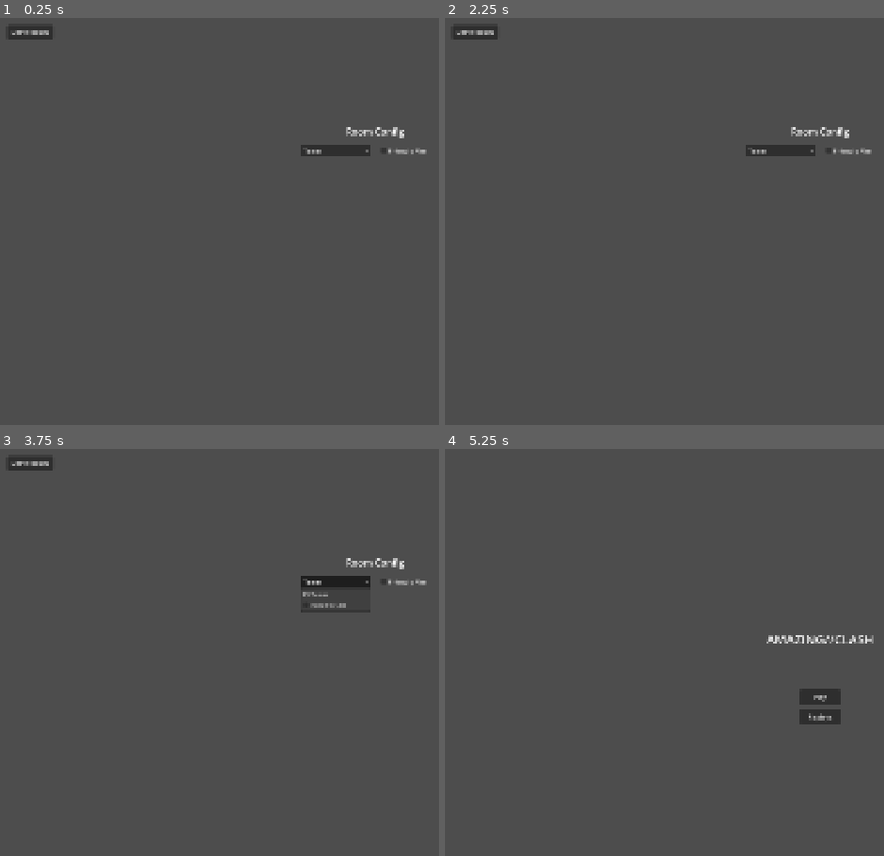
Above: before the commit, frames 1-4 (two rows, left to right).
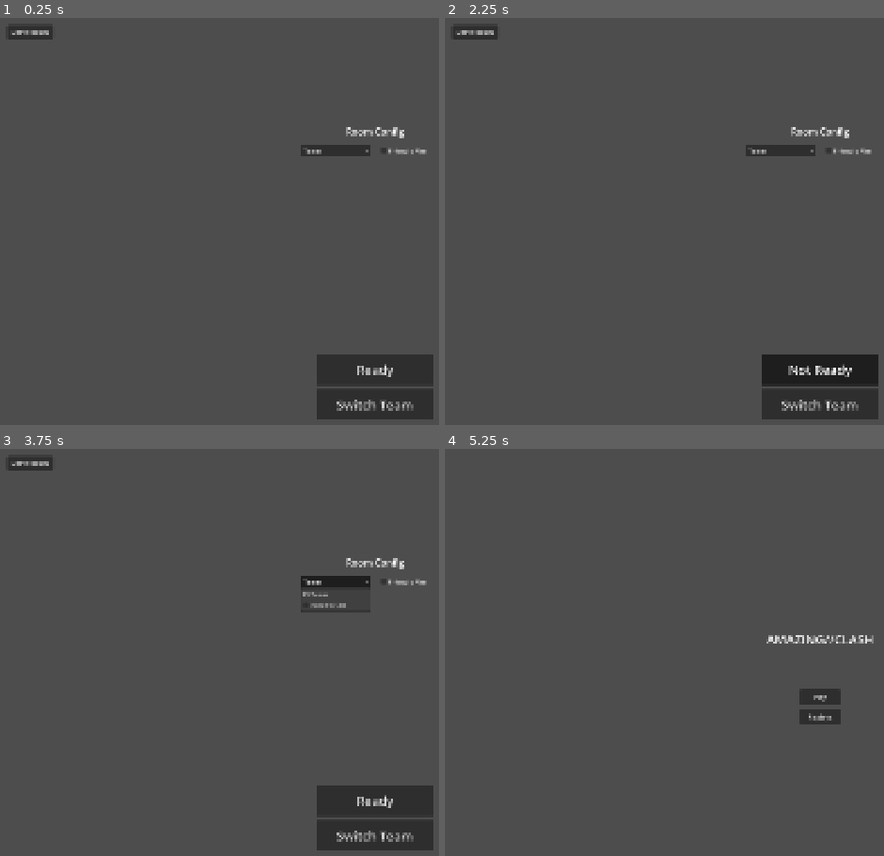
Above: after the commit, the same moments.

Repository: thiagossdev/amazing-clash
Game: Godot game, scene res://ui/lobby/Lobby.tscn
The game is run twice, just before and just after one commit, with the same random seed, the same clock (stepped at 60 frames per second) and the same inputs. This scene is started directly instead of the project's main scene.
Inputs (mouse positions are in pixels of both pictures, inside the frame that each line leads up to):
- Up to frame 1 (0.25 s): no input
- Up to frame 2 (2.25 s): click (818, 368) at 0.5 s, where only the run after the commit has a clickable "Ready"; click (818, 368) at 1.25 s, where only the run after the commit has a clickable "Not Ready"; click (818, 368) at 2 s, where only the run after the commit has a clickable "Ready"
- Up to frame 3 (3.75 s): click (373, 799) at 2.75 s, where only the run after the commit has a clickable "Not Ready"; click "Team" at 3.5 s
- Up to frame 4 (5.25 s): click "Friendly Fire" at 4.25 s; click "Leave Room" at 5 s

The runs differ from the first frame. In frame 1, 3.9% of the frame differs, in the area x 72-99%, y 82-99%; in frame 2, 3.9%; in frame 3, 3.9%; in frame 4, nothing differs.

Commit message:
feat(lobby): fixed, large, bottom-center Ready/Switch Team buttons
Human owner's own request: "Ancorar os botões de ready e swith team na
parte de baixo e ao centro. Dobrar o tamanho do botão e fonte size".

Ready and Switch Team were built fresh inside _build_player_row() every
room-state refresh, small, mixed in with class/team/perk/weapon/boot
info. Pulled out into 2 fixed nodes in Lobby.tscn (ReadyButton/
SwitchTeamButton), bottom-center-anchored, 2x a default Button's size
and font (32px), always controlling the LOCAL peer regardless of which
row it used to appear in.

Every peer's row still shows ready state, now as read-only text (a
"[Ready]" suffix, same shape team/perk/weapon/boot already use).
SwitchTeamButton stays hidden outside Team mode, same as before.

5 new tests (tests/unit/test_lobby.gd, new file): signal wiring
(matches this project's own convention of unit-testing pure logic and
verifying LobbyState's actual RPC/broadcast pipeline live only),
state-to-UI sync on room_state_changed, visibility gating, and the
doubled font size. Confirmed red (stashed the change, re-ran -- real
engine errors, the nodes didn't exist yet) then green.

263/263 GUT passing, gdformat/gdlint/markdownlint clean.

Co-Authored-By: Claude Sonnet 5 <noreply@anthropic.com>

Diff:
--- /dev/null
+++ b/tests/unit/test_lobby.gd
@@ -0,0 +1,73 @@
+extends GutTest
+## ui/lobby/lobby.gd's fixed, bottom-center Ready/Switch Team buttons
+## (2026-09-04, human owner's own request -- pulled out of the
+## per-player row `_build_player_row()` used to build them in, see that
+## file's own doc comment). Matches this project's established
+## convention for `LobbyState` (`tests/unit/test_lobby_state.gd`'s own
+## doc comment): pure logic gets a unit test here (signal wiring, and
+## `_refresh_room_ui()`'s read-and-reflect-into-UI logic, both testable
+## without touching the real RPC/broadcast pipeline); the actual
+## register/broadcast round-trip stays live-verified only.
+
+const LOBBY_SCENE := preload("res://ui/lobby/Lobby.tscn")
+
+
+func after_each() -> void:
+	LobbyState.reset_room()
+
+
+func _spawn_lobby() -> Control:
+	return add_child_autofree(LOBBY_SCENE.instantiate())
+
+
+func test_ready_button_is_wired_to_set_local_ready() -> void:
+	var lobby := _spawn_lobby()
+	var ready_button: Button = lobby.get_node("ReadyButton")
+	var connections := ready_button.toggled.get_connections()
+	assert_eq(connections.size(), 1)
+	assert_eq(connections[0]["callable"], Callable(LobbyState, "set_local_ready"))
+
+
+func test_switch_team_button_is_wired() -> void:
+	var lobby := _spawn_lobby()
+	var switch_button: Button = lobby.get_node("SwitchTeamButton")
+	assert_eq(switch_button.pressed.get_connections().size(), 1)
+
+
+func test_ready_button_reflects_the_local_peers_own_ready_state() -> void:
+	var lobby := _spawn_lobby()
+	var ready_button: Button = lobby.get_node("ReadyButton")
+	assert_false(ready_button.button_pressed, "not ready by default")
+	assert_eq(ready_button.text, "Ready")
+
+	LobbyState.player_ready[multiplayer.get_unique_id()] = true
+	LobbyState.room_state_changed.emit()
+
+	assert_true(ready_button.button_pressed)
+	assert_eq(ready_button.text, "Not Ready")
+
+
+func test_switch_team_button_only_visible_in_team_mode() -> void:
+	var lobby := _spawn_lobby()
+	var switch_button: Button = lobby.get_node("SwitchTeamButton")
+	LobbyState.room_match_mode = MatchState.MatchMode.TEAM
+	LobbyState.room_state_changed.emit()
+	assert_true(switch_button.visible)
+
+	LobbyState.room_match_mode = MatchState.MatchMode.FREE_FOR_ALL
+	LobbyState.room_state_changed.emit()
+	assert_false(switch_button.visible)
+
+
+## Human owner's own explicit ask: 2x the default Button size/font.
+## Godot's own default Button theme font size is 16 -- this project's
+## own convention elsewhere (Slice 14/16's own labels) doesn't
+## hardcode a "default" to compare against, so this just locks in the
+## chosen 32 (2x16) directly, the same way any other deliberate design
+## constant would be tested.
+func test_ready_and_switch_team_buttons_use_doubled_font_size() -> void:
+	var lobby := _spawn_lobby()
+	var ready_button: Button = lobby.get_node("ReadyButton")
+	var switch_button: Button = lobby.get_node("SwitchTeamButton")
+	assert_eq(ready_button.get_theme_font_size(&"font_size"), 32)
+	assert_eq(switch_button.get_theme_font_size(&"font_size"), 32)
--- a/ui/lobby/Lobby.tscn
+++ b/ui/lobby/Lobby.tscn
@@ -79,3 +79,30 @@
 offset_right = 140.0
 offset_bottom = 56.0
 text = "Leave Room"
+
+[node name="ReadyButton" type="Button" parent="."]
+layout_mode = 0
+anchor_left = 0.5
+anchor_top = 1.0
+anchor_right = 0.5
+anchor_bottom = 1.0
+offset_left = -150.0
+offset_top = -220.0
+offset_right = 150.0
+offset_bottom = -140.0
+theme_override_font_sizes/font_size = 32
+toggle_mode = true
+text = "Ready"
+
+[node name="SwitchTeamButton" type="Button" parent="."]
+layout_mode = 0
+anchor_left = 0.5
+anchor_top = 1.0
+anchor_right = 0.5
+anchor_bottom = 1.0
+offset_left = -150.0
+offset_top = -130.0
+offset_right = 150.0
+offset_bottom = -50.0
+theme_override_font_sizes/font_size = 32
+text = "Switch Team"
--- a/ui/lobby/lobby.gd
+++ b/ui/lobby/lobby.gd
@@ -11,13 +11,23 @@
 ## discovery (Phase 10) is not this screen's job, see memory/plan.md's
 ## "Slices 7-10".
 ##
-## Phase 14: ready is now symmetric (a toggle Button per row, including
-## the host's own) rather than a checkbox for every peer EXCEPT the
-## host plus a separate host-only Start button -- LobbyState itself
-## decides WHEN to actually start (a server-side countdown once
-## everyone's ready, see LobbyState._recompute_countdown()), this
-## screen just reflects that countdown's broadcast value. There is no
-## more Start button to press.
+## Phase 14: ready is now symmetric (a toggle Button, including the
+## host's own) rather than a checkbox for every peer EXCEPT the host
+## plus a separate host-only Start button -- LobbyState itself decides
+## WHEN to actually start (a server-side countdown once everyone's
+## ready, see LobbyState._recompute_countdown()), this screen just
+## reflects that countdown's broadcast value. There is no more Start
+## button to press.
+##
+## 2026-09-04 (human owner's own request): Ready and Switch Team are no
+## longer built per-row inside _build_player_row() -- they're the 2
+## most important actions on this whole screen, so they're now fixed,
+## large (2x a normal Button's default size/font), bottom-center-
+## anchored controls in Lobby.tscn (ReadyButton/SwitchTeamButton)
+## always controlling the LOCAL peer, never rebuilt on every room-state
+## refresh. Every peer's row still shows their own ready state, just as
+## read-only text now (a " [Ready]" suffix), the same way team/perk/
+## weapon/boot picks already were.
 ##
 ## Mode/friendly-fire controls are host-only: NetworkManager.is_server()
 ## gates both interactivity (disabled for clients) and which peer's own
@@ -39,6 +49,8 @@
 @onready var _player_list_container: VBoxContainer = $PlayerListContainer
 @onready var _status_label: Label = $StatusLabel
 @onready var _leave_button: Button = $LeaveButton
+@onready var _ready_button: Button = $ReadyButton
+@onready var _switch_team_button: Button = $SwitchTeamButton
 
 
 func _ready() -> void:
@@ -52,12 +64,19 @@
 		_mode_option.item_selected.connect(_on_mode_selected)
 		_friendly_fire_check.toggled.connect(_on_friendly_fire_toggled)
 	_leave_button.pressed.connect(_on_leave_pressed)
+	_ready_button.toggled.connect(LobbyState.set_local_ready)
+	_switch_team_button.pressed.connect(_on_switch_team_pressed)
 
 	LobbyState.room_state_changed.connect(_refresh_room_ui)
 	LobbyState.countdown_changed.connect(_refresh_status_label)
 	EventBus.match_state_changed.connect(_on_match_state_changed)
 	_refresh_room_ui()
 	_maybe_dev_hooks()
+
+
+func _on_switch_team_pressed() -> void:
+	var local_id := multiplayer.get_unique_id()
+	LobbyState.set_local_team(1 - LobbyState.get_team_id(local_id))
 
 
 func _on_mode_selected(index: int) -> void:
@@ -98,6 +117,11 @@
 	for peer_id in LobbyState.player_class_ids:
 		_player_list_container.add_child(_build_player_row(peer_id, local_id, team_mode))
 
+	var local_is_ready := LobbyState.is_ready(local_id)
+	_ready_button.button_pressed = local_is_ready
+	_ready_button.text = "Not Ready" if local_is_ready else "Ready"
+	_switch_team_button.visible = team_mode
+
 	_refresh_status_label()
 
 
@@ -128,32 +152,15 @@
 	var boot_name := LobbyState.BOOT_RESOURCES[LobbyState.BOOT_IDS.find(boot_id)].boot_name
 	var loadout_suffix := " [%s / %s]" % [weapon_name, boot_name]
 	var role_suffix := " (Host)" if peer_id == _host_peer_id() else ""
+	# Ready/Switch Team are no longer built per-row (see this file's own
+	# 2026-09-04 doc comment) -- every row still shows ready state, just
+	# as read-only text now, the same as team/perk/weapon/boot.
+	var ready_suffix := " [Ready]" if LobbyState.is_ready(peer_id) else ""
 	label.text = (
-		"Peer %s: %s%s%s%s%s"
-		% [peer_id, class_id, team_suffix, perk_suffix, loadout_suffix, role_suffix]
+		"Peer %s: %s%s%s%s%s%s"
+		% [peer_id, class_id, team_suffix, perk_suffix, loadout_suffix, role_suffix, ready_suffix]
 	)
 	row.add_child(label)
-
-	var controls := VBoxContainer.new()
-	var is_ready_now := LobbyState.is_ready(peer_id)
-	var ready_button := Button.new()
-	ready_button.toggle_mode = true
-	ready_button.button_pressed = is_ready_now
-	ready_button.text = "Not Ready" if is_ready_now else "Ready"
-	ready_button.disabled = peer_id != local_id
-	if peer_id == local_id:
-		ready_button.toggled.connect(LobbyState.set_local_ready)
-	controls.add_child(ready_button)
-
-	if peer_id == local_id and team_mode:
-		var switch_button := Button.new()
-		switch_button.text = "Switch Team"
-		switch_button.pressed.connect(
-			func(): LobbyState.set_local_team(1 - LobbyState.get_team_id(local_id))
-		)
-		controls.add_child(switch_button)
-
-	row.add_child(controls)
 
 	if peer_id == local_id:
 		row.add_child(_build_perk_option())
Not shown, added: tests/unit/test_lobby.gd.uid
Not shown, changed: memory/progress.md
